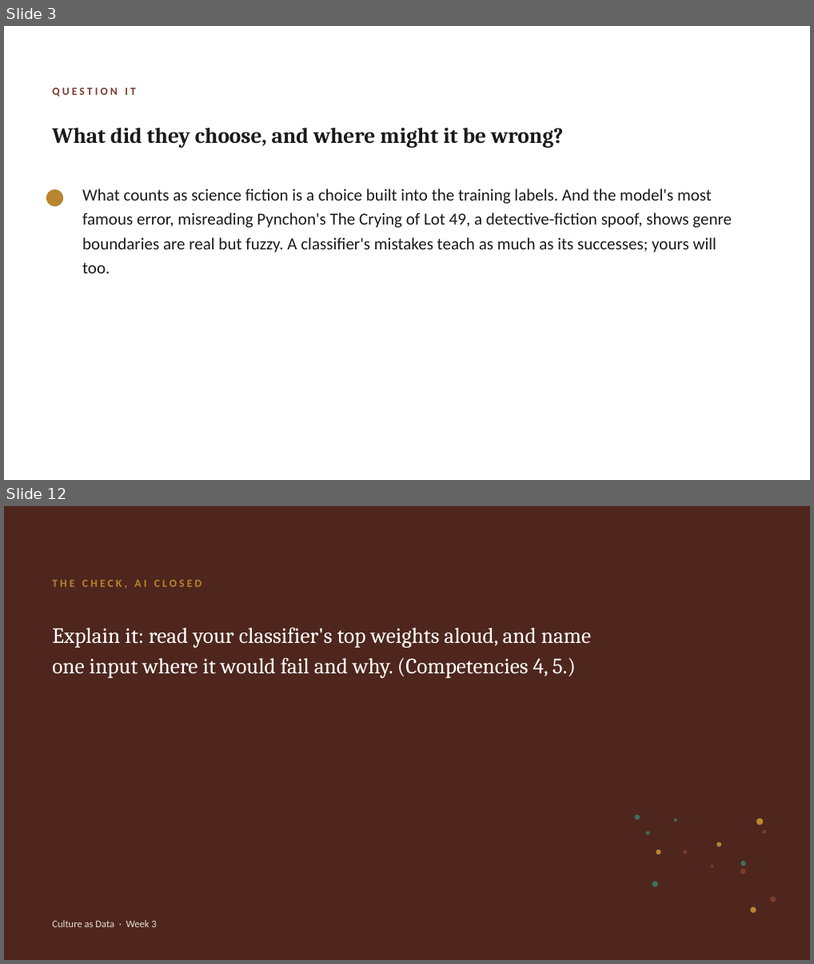
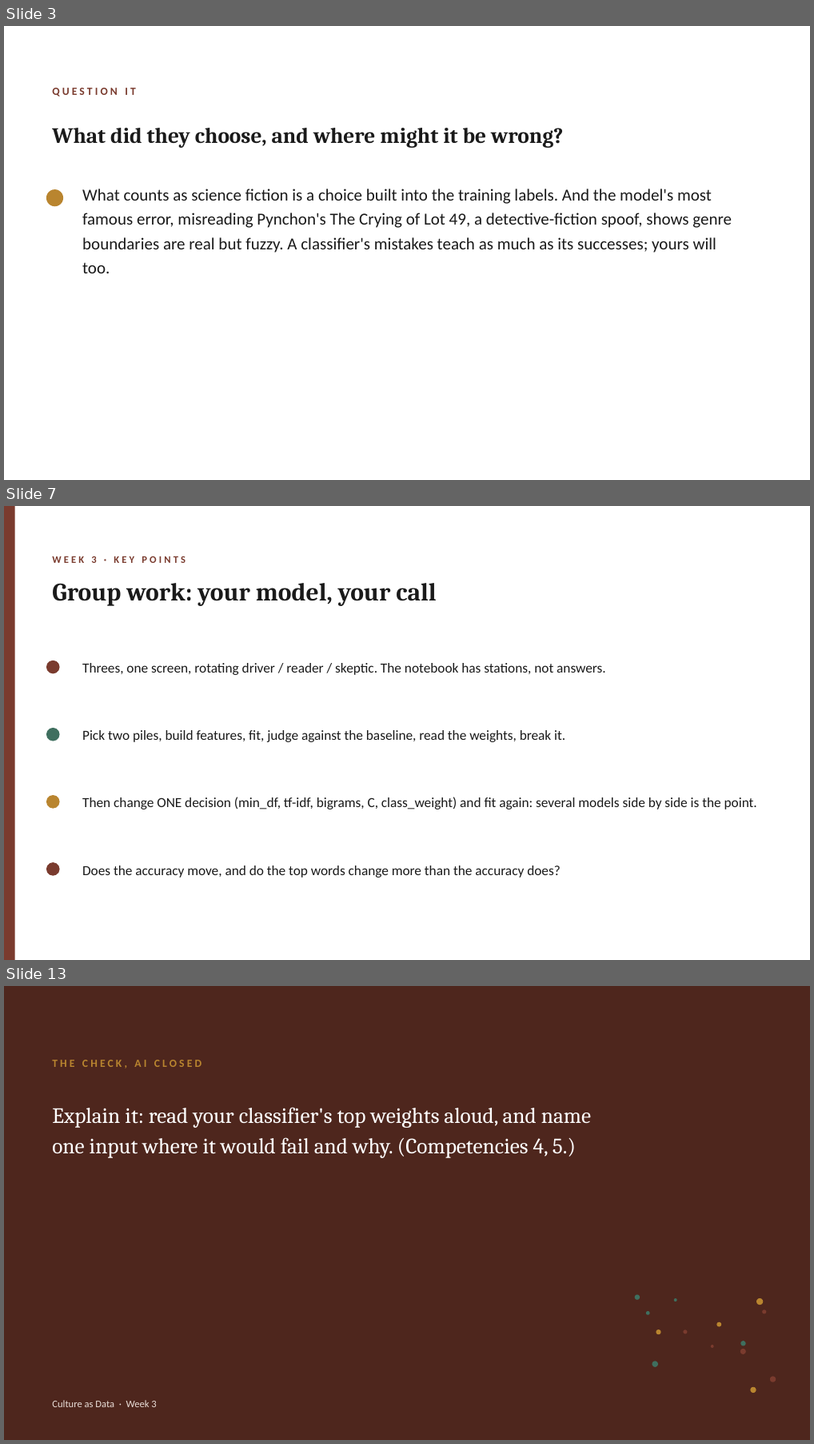
Before and after one commit to lucianli123/culture-as-data-2026, a slide deck: slides/pptx/week-03.pptx. Shown one above the other, each under a label of ours: slides 3 and 12 before the commit, slides 3, 7 and 13 after it; the slides between them are not shown. The pictures are 814x964 and 814x1444 pixels, drawn with LibreOffice and Linux fonts; fonts in the diff are those of the drawing. Boxes give left, top, right and bottom in pixels: in the first picture for what was removed or moved away, otherwise in the second. Text is boxed around its words. In the diff, an @@ line names an element or a change of style, - is before the commit and + after.

```diff
--- a/slides/pptx/week-03.pptx
+++ b/slides/pptx/week-03.pptx
@@ slide 7 added at [4, 506, 810, 960], background #FFFFFF @@
@@ rectangle added at [4, 506, 15, 960], fill #7A3B2E @@
@@ text added at [52, 556, 186, 563], 12 pt, text #7A3B2E, bold @@
+WEEK 3 · KEY POINTS
@@ text added at [52, 583, 436, 606], 30 pt, text #1A1A1A, bold @@
+Group work: your model, your call
@@ ellipse added at [46, 660, 60, 673], fill #7A3B2E @@
@@ text added at [82, 663, 606, 675], 16.5 pt, text #1A1A1A @@
+Threes, one screen, rotating driver / reader / skeptic. The notebook has stations, not answers.
@@ ellipse added at [46, 728, 60, 740], fill #3F6F5F @@
@@ text added at [82, 730, 566, 742], 16.5 pt, text #1A1A1A @@
+Pick two piles, build features, fit, judge against the baseline, read the weights, break it.
@@ ellipse added at [46, 795, 60, 808], fill #B9852F @@
@@ text added at [82, 796, 758, 809], 16.5 pt, text #1A1A1A @@
+Then change ONE decision (min_df, tf-idf, bigrams, C, class_weight) and fit again: several models side by side is the point.
@@ ellipse added at [46, 862, 60, 876], fill #7A3B2E @@
@@ text added at [82, 865, 561, 877], 16.5 pt, text #1A1A1A @@
+Does the accuracy move, and do the top words change more than the accuracy does?
@@ what was slide 12 is now slide 13 @@
```
Also in this commit, not shown: 9 slides changed, 1 other slide added, 1 slide removed, 14 other files.
